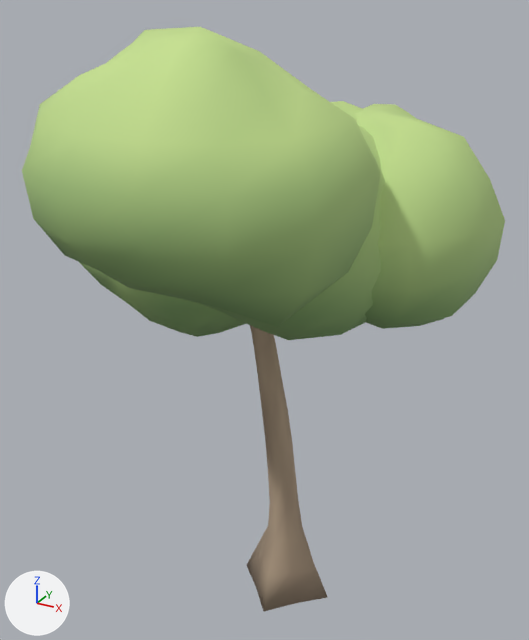
One commit to the glTF model game/voxario/Eryndor/Assets/Models/nature/tree_1.glb: the scene before it, then after it.
Camera for both pictures: a 50 mm lens placed at (5.02, -10.0, 10.5), pointed at (-0.39, -0.17, 5.58). The axes (+X, +Y, +Z) are drawn at lower left. The lights are the same throughout. The picture after the commit comes second.

The first picture shows 'Tree'.
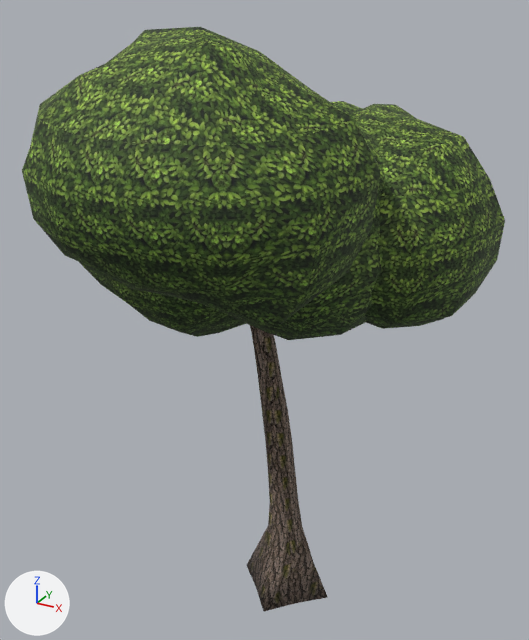
Boxes (x1, y1, x2, y2) around the edits, measured in the pictures (529 x 640 px):
'Tree', surface changed (darker)
    both: (22, 27, 505, 612)

Diff of the bpy script that builds the scene:
```diff
--- a/game/voxario/Eryndor/Assets/Models/nature/tree_1.glb.py
+++ b/game/voxario/Eryndor/Assets/Models/nature/tree_1.glb.py
@@ img_image_1 @@
+img_image_1 = load_image('Image_1', '_unpacked/Image_1', 512, 512, 'sRGB')
@@ img_image_0 @@
+img_image_0 = load_image('Image_0', '_unpacked/Image_0', 512, 512, 'sRGB')
@@ mat_bark @@
 n0 = _N.new('ShaderNodeBsdfPrincipled'); n0.name = 'Principled BSDF'
 n1 = _N.new('ShaderNodeOutputMaterial'); n1.name = 'Material Output'
+n3 = _N.new('ShaderNodeMix'); n3.name = 'Mix'
+n3.data_type = 'RGBA'
+n3.blend_type = 'MULTIPLY'
+n3.inputs[0].default_value = 1.0  # 'Factor'
 n2 = _N.new('ShaderNodeVertexColor'); n2.name = 'Color Attribute'
+n4 = _N.new('ShaderNodeTexImage'); n4.name = 'Image Texture'
+n4.image = img_image_0
 _L.new(n0.outputs[0], n1.inputs[0])  # 'BSDF' to 'Surface'
-_L.new(n2.outputs[0], n0.inputs[0])  # 'Color' to 'Base Color'
+_L.new(n3.outputs[2], n0.inputs[0])  # 'Result' to 'Base Color'
+_L.new(n2.outputs[0], n3.inputs[7])  # 'Color' to 'B'
+_L.new(n4.outputs[0], n3.inputs[6])  # 'Color' to 'A'
@@ mat_leaf @@
 n0 = _N.new('ShaderNodeBsdfPrincipled'); n0.name = 'Principled BSDF'
 n1 = _N.new('ShaderNodeOutputMaterial'); n1.name = 'Material Output'
+n3 = _N.new('ShaderNodeMix'); n3.name = 'Mix'
+n3.data_type = 'RGBA'
+n3.blend_type = 'MULTIPLY'
+n3.inputs[0].default_value = 1.0  # 'Factor'
 n2 = _N.new('ShaderNodeVertexColor'); n2.name = 'Color Attribute'
+n4 = _N.new('ShaderNodeTexImage'); n4.name = 'Image Texture'
+n4.image = img_image_1
 _L.new(n0.outputs[0], n1.inputs[0])  # 'BSDF' to 'Surface'
-_L.new(n2.outputs[0], n0.inputs[0])  # 'Color' to 'Base Color'
+_L.new(n3.outputs[2], n0.inputs[0])  # 'Result' to 'Base Color'
+_L.new(n2.outputs[0], n3.inputs[7])  # 'Color' to 'B'
+_L.new(n4.outputs[0], n3.inputs[6])  # 'Color' to 'A'
@@ me_tree @@
 me_tree.from_pydata(...)  # 790 vertices, 1436 faces; spans x -4.18..3.06, y -4.09..3.07, z 0.0..10.18
 # used by ob_tree; location = (0.0, 0.0, 0.0)
+# me_tree part 1: 1361 kept faces spanning x -4.18..3.06, y -4.09..3.07, z 0.0..10.18 get new vertex colours
 me_tree.materials.append(mat_bark)
```
